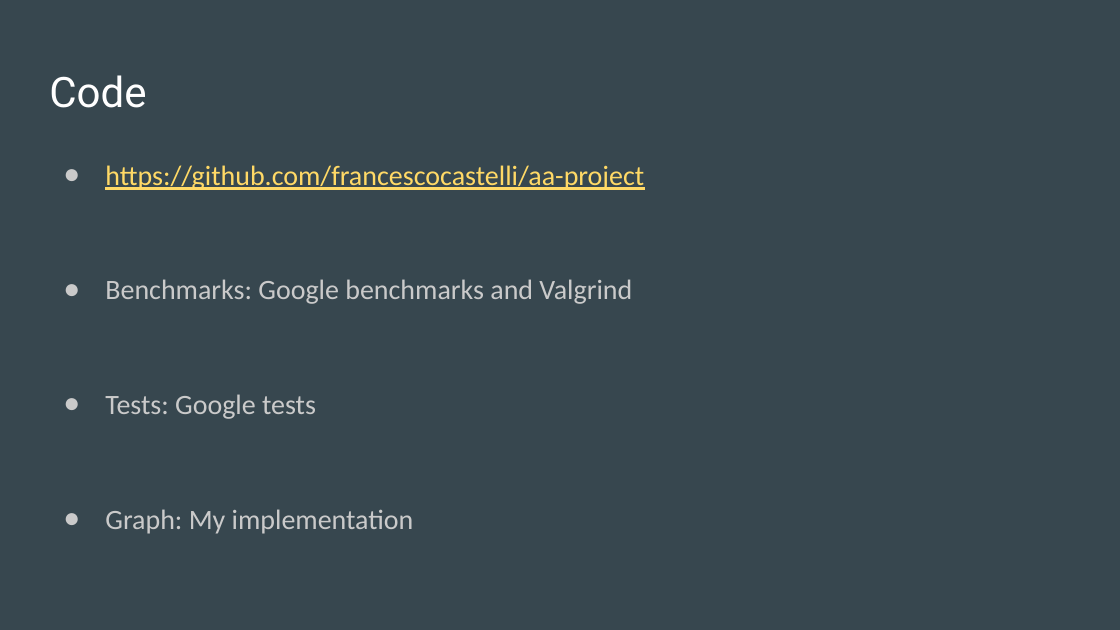
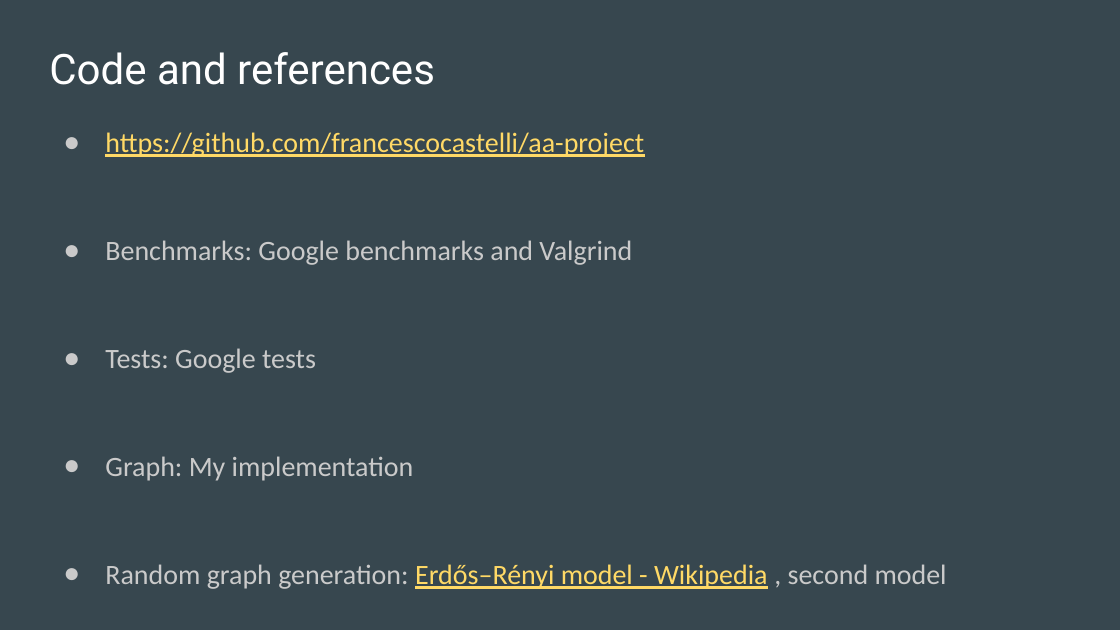
Before and after one commit to francescocastelli/aa-project, a slide deck: slide 20 of slide/Advance Algorithms Project.pptx. Drawn at 1120x630 pixels with LibreOffice and Linux fonts; fonts in the diff are those of the drawing. Boxes give left, top, right and bottom in pixels: in the first picture for what was removed or moved away, otherwise in the second. Text is boxed around its words. In the diff, an @@ line names an element or a change of style, - is before the commit and + after.

```diff
--- a/slide/Advance Algorithms Project.pptx
+++ b/slide/Advance Algorithms Project.pptx
@@ title at (x1=49, y1=52, x2=435, y2=85): text changed @@
-Code
+Code and references
@@ text "https://github.com/francescocastelli/aa-project" moved from (x1=105, y1=165, x2=644, y2=534) to (x1=105, y1=132, x2=947, y2=589) @@
@@ text at (x1=105, y1=132, x2=644, y2=481): line spacing 1.15 to 1.05 @@
@@ text at (x1=105, y1=564, x2=947, y2=589): paragraph added @@
+● Random graph generation: Erdős–Rényi model - Wikipedia , second model
```
Also in this commit, not shown: 1 other slide changed, 1 other file.
